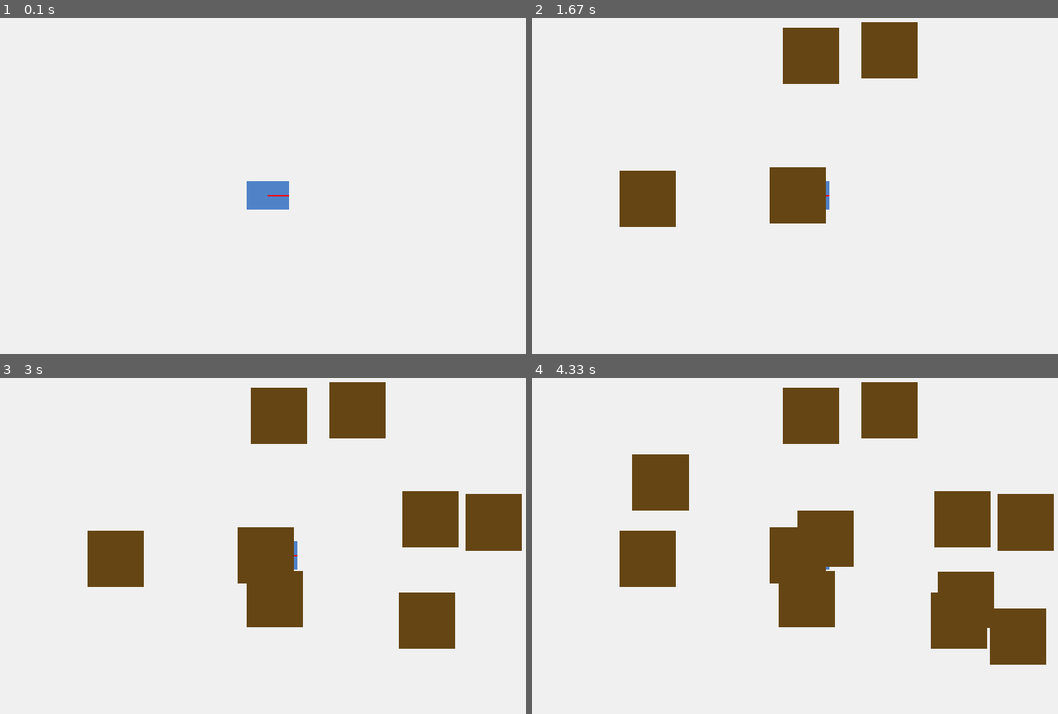
Above: before the commit, frames 1-4 (two rows, left to right).
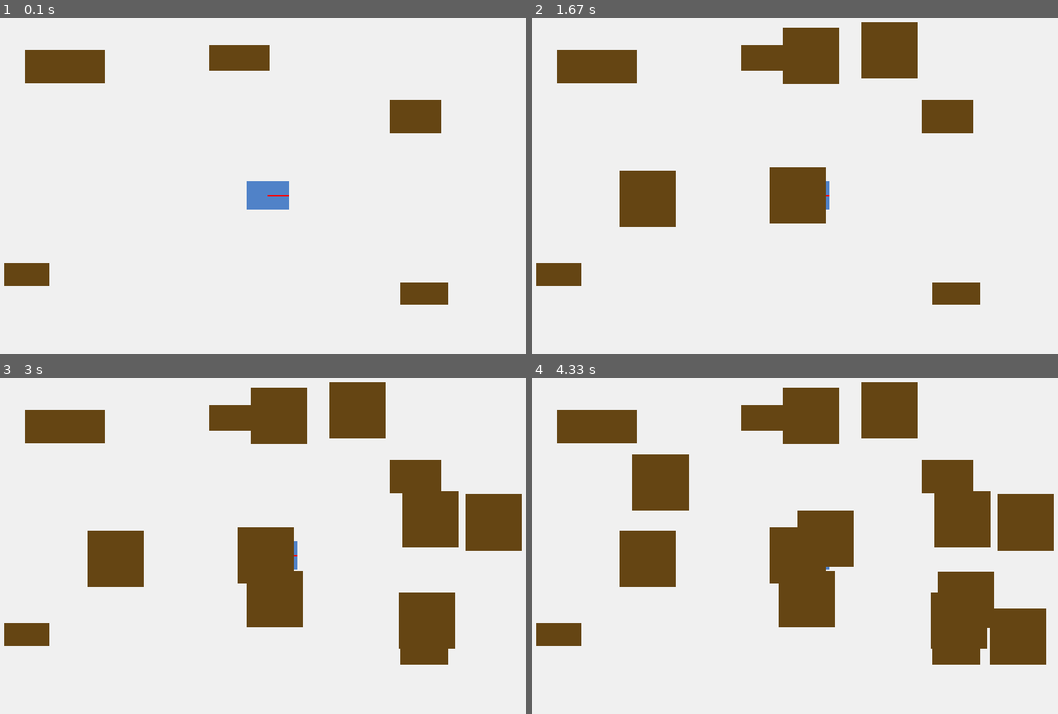
Above: after the commit, the same moments.

Repository: CrazyDreamer2000/ProjetRobotique-UL2IN013
Game: pygame game, started from Projet_Clean/main.py
Two runs of this game, one before a commit and one after it. Both use one fixed random seed, a clock stepped at 60 frames per second and the inputs below.
Inputs (mouse positions are in pixels of both pictures, inside the frame that each line leads up to):
- Up to frame 1 (0.1 s): no input
- Up to frame 2 (1.67 s): click (795, 196) at 0.38 s; click (647, 199) at 0.72 s; click (889, 51) at 1.05 s; click (810, 54) at 1.38 s
- Up to frame 3 (3 s): click (273, 599) at 1.72 s; click (426, 619) at 2.05 s; click (431, 519) at 2.38 s; click (494, 522) at 2.72 s
- Up to frame 4 (4.33 s): click (1015, 636) at 3.05 s; click (826, 539) at 3.38 s; click (658, 482) at 3.72 s; click (963, 599) at 4.05 s

The runs differ from the first frame. In frame 1, 4.5% of the frame differs, in the area x 0-86%, y 8-86%; in frame 2, 4.3%; in frame 3, 4.1%; in frame 4, 4.1%.

Commit message:
Implement random obstacle creation in Monde
Added random obstacle generation in the Monde class.

Diff:
--- a/Projet_Clean/monde.py
+++ b/Projet_Clean/monde.py
@@ -2,13 +2,18 @@
 from dataclasses import dataclass
 import config as cfg
 import math
+import random  # Pour générer des positions aléatoires
 
 @dataclass
 class Obstacle:
-    x: float # mètres
-    y: float # mètres
-    largeur: float # mètres
-    longueur: float # mètres
+    """
+    Classe qui représente un obstacle rectangulaire
+    """
+    x: float # Position X en mètres
+    y: float # Position Y en mètres
+    largeur: float # Largeur en mètres
+    longueur: float # Longueur en mètres
+    orientation: float # Angle de rotation en radians (0 = horizontal)
 
 
 class Monde:
@@ -16,64 +21,105 @@
 
     def __init__(self):
         self.liste_obstacles = []
+        # Créer des obstacles aléatoires dès le départ
+        self.creer_obstacles_aleatoires()
+
+    def creer_obstacles_aleatoires(self):
+        """
+        Crée 5 obstacles dans les COINS du monde
+        Simple : on place directement 1 obstacle par zone
+        """
+        # --- DÉFINIR 5 ZONES FIXES (4 coins + 1 bord) ---
+        zones = [
+            # (x_min, x_max, y_min, y_max, nom)
+            (0.5, 1.5, 0.5, 1.0, "Coin bas-gauche"),      # Zone 1
+            (3.0, 4.0, 0.5, 1.0, "Coin bas-droite"),      # Zone 2
+            (0.5, 1.5, 2.0, 2.5, "Coin haut-gauche"),     # Zone 3
+            (3.0, 4.0, 2.0, 2.5, "Coin haut-droite"),     # Zone 4
+            (2.0, 2.5, 0.3, 0.7, "Bord bas-centre")       # Zone 5
+        ]
+
+        # --- CRÉER 1 OBSTACLE PAR ZONE ---
+        for i, (x_min, x_max, y_min, y_max, nom) in enumerate(zones):
+
+            # Position aléatoire DANS la zone
+            x = random.uniform(x_min, x_max)
+            y = random.uniform(y_min, y_max)
+
+            # Orientation aléatoire (0 à 360°)
+            orientation = random.uniform(0, 2 * math.pi)
+
+            # Dimensions aléatoires
+            longueur = random.uniform(0.3, 0.6)  # 30-60 cm
+            largeur = random.uniform(0.15, 0.25) # 15-25 cm
+
+            # Créer l'obstacle
+            obstacle = Obstacle(x, y, largeur, longueur, orientation)
+            self.liste_obstacles.append(obstacle)
+
+            print(f"✅ Obstacle {i+1} : {nom} ({x:.2f}, {y:.2f}) angle={math.degrees(orientation):.0f}°")
 
     def ajouter_obstacle(self, x, y):
-        """Ajoute un obstacle au monde"""
-        self.liste_obstacles.append(Obstacle(x/cfg.SCALE, y/cfg.SCALE, cfg.TAILLE_OBSTACLE, cfg.TAILLE_OBSTACLE))
+        """Ajoute un obstacle au monde (quand on clique avec la souris)"""
+        self.liste_obstacles.append(Obstacle(
+            x/cfg.SCALE,
+            y/cfg.SCALE,
+            cfg.TAILLE_OBSTACLE,
+            cfg.TAILLE_OBSTACLE,
+            orientation=0.0  # Pas d'orientation pour les obstacles ajoutés manuellement
+        ))
 
     def collisions_robot(self, pos_robot):
         """
-        La fonction vérifie s'il y a collision entre le robot et les obstacles
+        Détecte si le robot touche un obstacle
+
+        MÉTHODE SIMPLE:
+        1. Calculer les 4 coins du robot (avec rotation)
+        2. Pour chaque obstacle, vérifier si un coin est dedans
         """
-        # On travaille tout en MÈTRES pour éviter les erreurs d'unités
+        # Position et angle du robot
         rx, ry, theta = pos_robot.x, pos_robot.y, pos_robot.orientation
 
         # Demi-dimensions du robot
-        rw = cfg.ROBOT_LONGUEUR / 2
-        rh = cfg.ROBOT_LARGEUR / 2
+        demi_longueur = cfg.ROBOT_LONGUEUR / 2
+        demi_largeur = cfg.ROBOT_LARGEUR / 2
 
-        # Calcul des 4 coins du robot en fonction de son orientation (formule de rotation)
-        cos_t = math.cos(theta)
-        sin_t = math.sin(theta)
+        # Pré-calculer cos et sin (pour éviter de recalculer)
+        cos_robot = math.cos(theta)
+        sin_robot = math.sin(theta)
 
-        # Liste des décalages des 4 coins par rapport au centre du robot
-        # (Largeur/2, Longueur/2)
-        offsets = [(rw, rh), (rw, -rh), (-rw, rh), (-rw, -rh)]
+        # --- CALCULER LES 4 COINS DU ROBOT ---
+        coins_robot = []
+        for dx, dy in [(demi_longueur, demi_largeur), (demi_longueur, -demi_largeur),
+                       (-demi_longueur, demi_largeur), (-demi_longueur, -demi_largeur)]:
+            # Formule de rotation : (x', y') = rotation de (dx, dy)
+            coin_x = rx + dx * cos_robot - dy * sin_robot
+            coin_y = ry + dx * sin_robot + dy * cos_robot
+            coins_robot.append((coin_x, coin_y))
 
-        robot_coins = []
-        for dx, dy in offsets:
-            # Application de la matrice de rotation 2D : x' = x*cos(t) - y*sin(t)
-            cx = rx + dx * cos_t - dy * sin_t
-            cy = ry + dx * sin_t + dy * cos_t
-            robot_coins.append((cx, cy))
+        # --- TESTER CHAQUE OBSTACLE ---
+        for obs in self.liste_obstacles:
 
-        for obs in self.liste_obstacles:
-            # 1. Vérifie si un des coins du ROBOT est à l'intérieur de l'OBSTACLE
-            for cx, cy in robot_coins:
-                if (obs.x - obs.longueur/2 <= cx <= obs.x + obs.longueur/2 and
-                    obs.y - obs.largeur/2 <= cy <= obs.y + obs.largeur/2):
-                    return True  # Collision détectée
+            # Pré-calculer cos et sin de l'obstacle
+            cos_obs = math.cos(obs.orientation)
+            sin_obs = math.sin(obs.orientation)
 
-            # 2. Vérifie si un des coins de l'OBSTACLE est à l'intérieur du ROBOT
-            # (Nécessaire si l'obstacle est petit ou tape le milieu du robot)
-            obs_coins = [
-                (obs.x - obs.longueur/2, obs.y - obs.largeur/2),
-                (obs.x + obs.longueur/2, obs.y - obs.largeur/2),
-                (obs.x + obs.longueur/2, obs.y + obs.largeur/2),
-                (obs.x - obs.longueur/2, obs.y + obs.largeur/2)
-            ]
+            # Tester si un coin du robot est dans l'obstacle
+            for coin_x, coin_y in coins_robot:
 
-            for ox, oy in obs_coins:
-                # On transforme le point de l'obstacle dans le repère local du robot
-                dx = ox - rx
-                dy = oy - ry
-                # Rotation inverse (-theta) pour aligner avec le robot
-                local_x = dx * cos_t + dy * sin_t
-                local_y = -dx * sin_t + dy * cos_t
+                # Transformer le coin dans le repère de l'obstacle
+                # (pour que l'obstacle devienne un rectangle simple)
+                dx = coin_x - obs.x
+                dy = coin_y - obs.y
 
-                # Vérification simple AABB dans le repère du robot
-                if -rw <= local_x <= rw and -rh <= local_y <= rh:
-                    return True
+                # Rotation inverse
+                local_x = dx * cos_obs + dy * sin_obs
+                local_y = -dx * sin_obs + dy * cos_obs
+
+                # Test simple : le point est-il dans le rectangle ?
+                if (abs(local_x) <= obs.longueur/2 and
+                    abs(local_y) <= obs.largeur/2):
+                    return True  # COLLISION !
 
         return False  # Pas de collision
 
@@ -81,31 +127,67 @@
 
     def lire_distance_devant(self, pos_robot, portee_max=2.0):
         """
-        Capteur radar ultrasonique analogique
+        Mesure la distance jusqu'au premier obstacle devant le robot
+
+        MÉTHODE : On teste des points tous les 2cm devant le robot
         """
-        x_m, y_m = pos_robot.x, pos_robot.y
-        ori = pos_robot.orientation
+        x, y = pos_robot.x, pos_robot.y
+        angle = pos_robot.orientation
 
-        # check pour chaque 0.05 metre
-        pas = 0.02
-        for d in range(1, int(portee_max / pas)):
-            dist_test = d * pas
+        # Tester tous les 2cm
+        for distance in range(1, int(portee_max / 0.02)):
+            d = distance * 0.02  # Distance actuelle
 
-             # Calculer les coordonnées (en mètres) du point de détection.
-            test_x_m = x_m + (dist_test + cfg.ROBOT_LONGUEUR / 2 )* math.cos(ori)
-            test_y_m = y_m + (dist_test + cfg.ROBOT_LARGEUR / 2)* math.sin(ori)
+            # Position du point de test
+            test_x = x + d * math.cos(angle)
+            test_y = y + d * math.sin(angle)
 
+            # Vérifier si ce point touche un obstacle
+            for obs in self.liste_obstacles:
+                # Transformer dans le repère de l'obstacle
+                dx = test_x - obs.x
+                dy = test_y - obs.y
 
+                cos_obs = math.cos(obs.orientation)
+                sin_obs = math.sin(obs.orientation)
 
-            for obs in self.liste_obstacles:
-                #
-                obs_L = obs.longueur  / 2
-                obs_l = obs.largeur  / 2
+                local_x = dx * cos_obs + dy * sin_obs
+                local_y = -dx * sin_obs + dy * cos_obs
 
-                # Détection de collision
-                if (abs(test_x_m - obs.x) < obs_L and
-                    abs(test_y_m - obs.y) < obs_l):
-                    print(dist_test)
-                    return dist_test
+                # Point dans l'obstacle ?
+                if (abs(local_x) < obs.longueur/2 and
+                    abs(local_y) < obs.largeur/2):
+                    return d  # Retourner la distance
 
-        return portee_max # Si aucun obstacle n'est détecté, revenir à la pleine échelle.
+        return portee_max  # Rien trouvé
+
+    def est_hors_limites(self, pos_robot):
+        """Vérifie si le robot sort de l'écran"""
+        x, y = pos_robot.x, pos_robot.y
+        marge = 0.2  # 20cm de marge
+
+        # Sortie à gauche ou à droite ?
+        if x < marge or x > cfg.LONGUEUR_MONDE - marge:
+            return True
+
+        # Sortie en haut ou en bas ?
+        if y < marge or y > cfg.LARGEUR_MONDE - marge:
+            return True
+
+        return False
+
+    def ramener_dans_limites(self, pos_robot):
+        """Ramène le robot dans l'écran s'il sort"""
+        marge = 0.2  # 20cm de marge
+
+        # Bloquer X dans les limites
+        if pos_robot.x < marge:
+            pos_robot.x = marge
+        if pos_robot.x > cfg.LONGUEUR_MONDE - marge:
+            pos_robot.x = cfg.LONGUEUR_MONDE - marge
+
+        # Bloquer Y dans les limites
+        if pos_robot.y < marge:
+            pos_robot.y = marge
+        if pos_robot.y > cfg.LARGEUR_MONDE - marge:
+            pos_robot.y = cfg.LARGEUR_MONDE - marge
